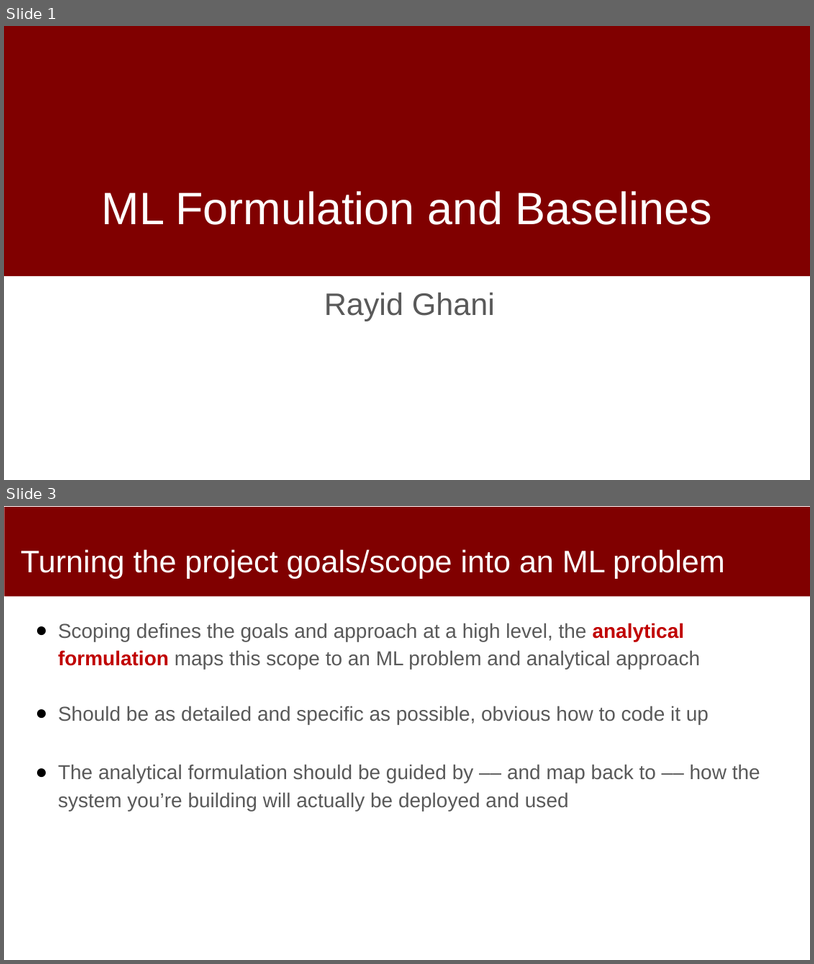
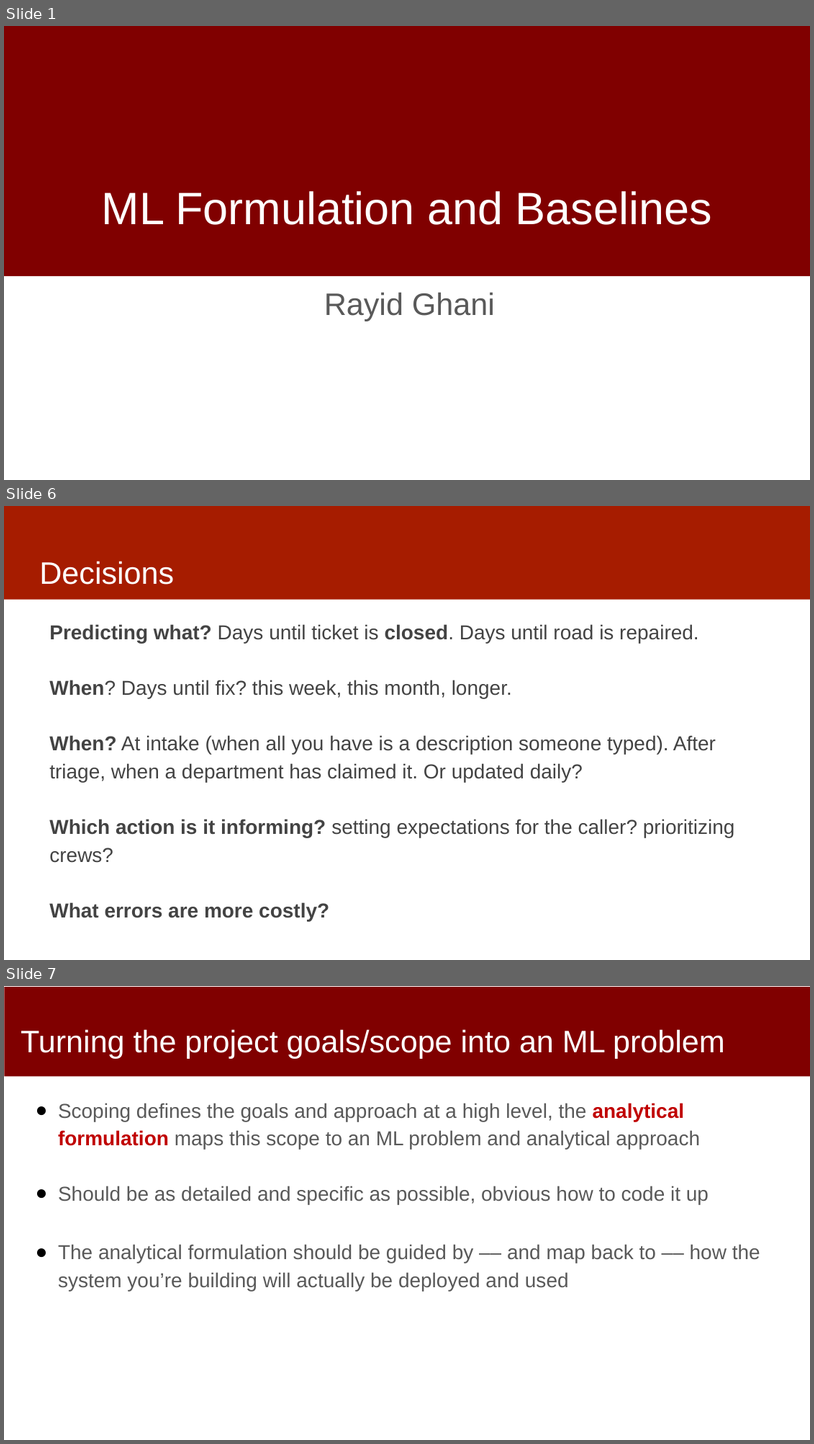
Before and after one commit to dssg/mlforpublicpolicylab, a slide deck: Lectures/07-formulation-and-baselines.pptx. Shown one above the other, each under a label of ours: slides 1 and 3 before the commit, slides 1, 6 and 7 after it; the slides between them are not shown. The pictures are 814x964 and 814x1444 pixels, drawn with LibreOffice and Linux fonts; fonts in the diff are those of the drawing; background and template pictures are left out. Boxes give left, top, right and bottom in pixels: in the first picture for what was removed or moved away, otherwise in the second. Text is boxed around its words. In the diff, an @@ line names an element or a change of style, - is before the commit and + after.

```diff
--- a/Lectures/07-formulation-and-baselines.pptx
+++ b/Lectures/07-formulation-and-baselines.pptx
@@ slide 6 added at [4, 506, 810, 960], background #FFFFFF @@
@@ rectangle added at [4, 506, 810, 599], fill #A61C00 @@
@@ title added at [39, 561, 174, 584], 37 pt, text #FFFFFF @@
+Decisions
@@ text added at [49, 624, 736, 921], 24 pt, text #434343 @@
+Predicting what? Days until ticket is closed. Days until road is repaired.
+When? Days until fix? this week, this month, longer.
+When? At intake (when all you have is a description someone typed). After triage, when a department has claimed it. Or updated daily?
+Which action is it informing? setting expectations for the caller? prioritizing crews?
+What errors are more costly?
@@ what was slide 3 is now slide 7 @@
```
Also in this commit, not shown: 4 slides changed, 6 other slides added, 3 slides removed, 1 other file.
